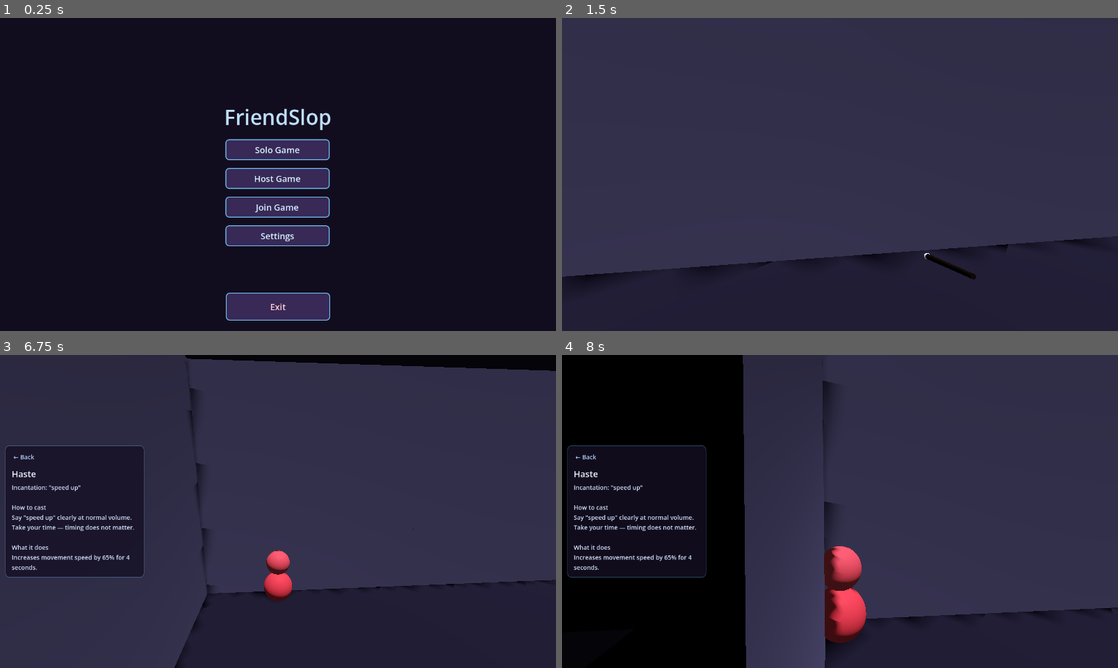
Above: before the commit, frames 1-4 (two rows, left to right).
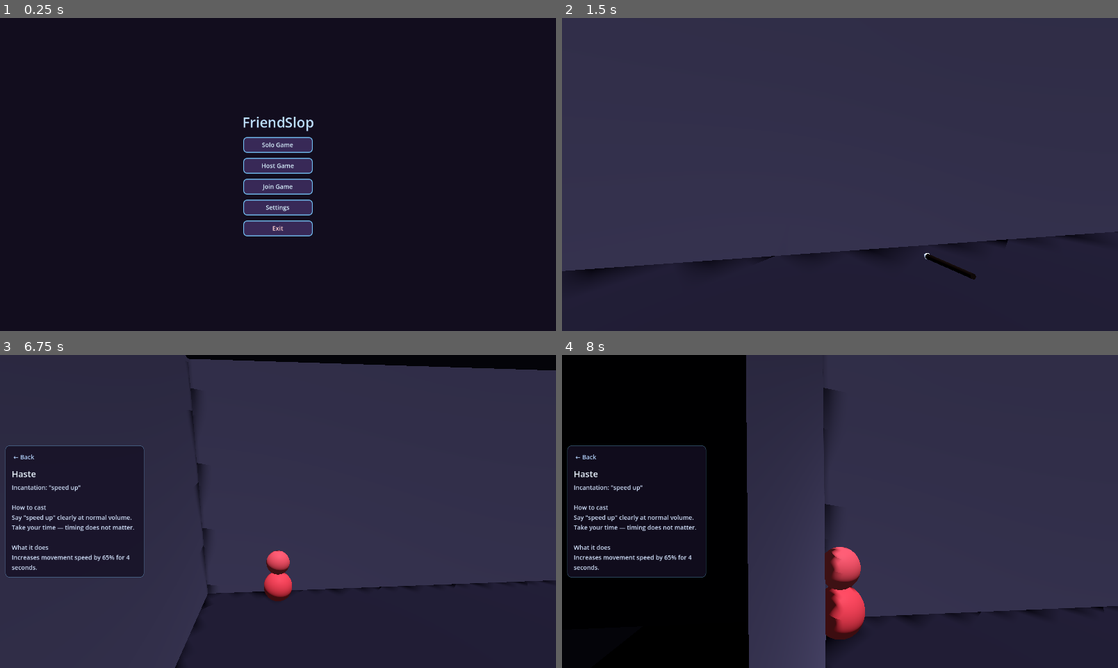
Above: after the commit, the same moments.

Repository: iamemilio/friend-slop
Game: Godot game, scene res://scenes/menu.tscn
The game is run twice, just before and just after one commit, with the same random seed, the same clock (stepped at 60 frames per second) and the same inputs.
Inputs (mouse positions are in pixels of both pictures, inside the frame that each line leads up to):
- Up to frame 1 (0.25 s): no input
- Up to frame 2 (1.5 s): click "Solo Game" at 0.5 s; tap Enter at 1.25 s; move the mouse to (867, 174) at 1.27 s; hold W (move_forward) from 1.28 s (still down); hold F (interact) from 1.28 s (still down); click (867, 174) at 1.42 s
- Up to frame 3 (6.75 s): tap Space (jump) at 1.52, 2, 2.27 s; move the mouse to (250, 511) at 2.02 s; release F (interact) at 2.03 s; tap Alt (radio_push) at 2.1 s; tap Enter at 2.75 s; move the mouse to (289, 505) at 2.77 s; hold B (spellbook) 2.78-3.5 s; release W (move_forward) at 3.5 s; click "Fireball — 'fireball'" at 3.5 s; click "← Back" at 4.25 s; click "Haste — 'speed up'" at 5 s; drag from (250, 574) to (111, 464) at 5.77 s; move the mouse to (444, 558) at 6.52 s; hold A (move_left) from 6.53 s (still down); hold C (toggle_camera) from 6.53 s (still down)
- Up to frame 4 (8 s): release A (move_left) at 7.25 s; release C (toggle_camera) at 7.25 s; drag from (673, 464) to (756, 433) at 7.27 s

The runs differ from the first frame. In frame 1, 6.7% of the frame differs, in the area x 40-60%, y 28-97%; in frame 2, 1.6%; in frame 3, 0.1%; in frame 4, 1.2%.

Commit message:
Scaling text and buttons based on size, added exit button to menu

Diff:
--- a/scenes/menu.tscn
+++ b/scenes/menu.tscn
@@ -109,18 +109,7 @@
 theme_override_styles/pressed = SubResource("StyleBoxFlat_button_hover")
 text = "Settings"
 
-[node name="BottomBar" type="MarginContainer" parent="."]
-layout_mode = 1
-anchors_preset = 12
-anchor_top = 1.0
-anchor_right = 1.0
-anchor_bottom = 1.0
-offset_top = -88.0
-grow_horizontal = 2
-grow_vertical = 0
-theme_override_constants/margin_bottom = 24
-
-[node name="ExitButton" type="Button" parent="BottomBar"]
+[node name="ExitButton" type="Button" parent="CenterContainer/VBoxContainer"]
 custom_minimum_size = Vector2(240, 48)
 layout_mode = 2
 size_flags_horizontal = 4
--- a/scripts/menu.gd
+++ b/scripts/menu.gd
@@ -1,28 +1,69 @@
 extends Control
 
+const UiScaleScript := preload("res://scripts/ui/ui_scale.gd")
+
+const TITLE_FONT_BASE := 48
+const BUTTON_FONT_BASE := 20
+const BUTTON_WIDTH_BASE := 240.0
+const BUTTON_HEIGHT_BASE := 48.0
+const VBOX_SEPARATION_BASE := 18
+
 @onready var _center_container: CenterContainer = $CenterContainer
-@onready var _bottom_bar: MarginContainer = $BottomBar
-@onready var _exit_button: Button = $BottomBar/ExitButton
+@onready var _menu_vbox: VBoxContainer = $CenterContainer/VBoxContainer
+@onready var _title_label: Label = $CenterContainer/VBoxContainer/TitleLabel
+@onready var _start_button: Button = $CenterContainer/VBoxContainer/StartButton
+@onready var _host_button: Button = $CenterContainer/VBoxContainer/HostButton
+@onready var _join_button: Button = $CenterContainer/VBoxContainer/JoinButton
+@onready var _settings_button: Button = $CenterContainer/VBoxContainer/SettingsButton
+@onready var _exit_button: Button = $CenterContainer/VBoxContainer/ExitButton
 @onready var _settings_panel: SettingsPanel = $SettingsPanel
 @onready var _lobby_panel: LobbyPanel = $LobbyPanel
 
 
 func _ready() -> void:
 	Input.mouse_mode = Input.MOUSE_MODE_VISIBLE
-	$CenterContainer/VBoxContainer/StartButton.pressed.connect(_on_solo_pressed)
-	$CenterContainer/VBoxContainer/HostButton.pressed.connect(_on_host_pressed)
-	$CenterContainer/VBoxContainer/JoinButton.pressed.connect(_on_join_pressed)
-	$CenterContainer/VBoxContainer/SettingsButton.pressed.connect(_on_settings_pressed)
+	_start_button.pressed.connect(_on_solo_pressed)
+	_host_button.pressed.connect(_on_host_pressed)
+	_join_button.pressed.connect(_on_join_pressed)
+	_settings_button.pressed.connect(_on_settings_pressed)
 	_exit_button.pressed.connect(_on_exit_pressed)
 	_settings_panel.closed.connect(_on_settings_closed)
 	_lobby_panel.closed.connect(_on_lobby_closed)
+	get_viewport().size_changed.connect(_apply_menu_layout)
+	_apply_menu_layout()
+
+
+func _apply_menu_layout() -> void:
+	var viewport_size := get_viewport().get_visible_rect().size
+	var button_width := UiScaleScript.scaled(BUTTON_WIDTH_BASE, viewport_size, 160.0)
+	var button_height := UiScaleScript.scaled(BUTTON_HEIGHT_BASE, viewport_size, 36.0)
+	var button_font := UiScaleScript.scaled(float(BUTTON_FONT_BASE), viewport_size, 14.0)
+	var title_font := UiScaleScript.scaled(float(TITLE_FONT_BASE), viewport_size, 28.0)
+	var separation := UiScaleScript.scaled(float(VBOX_SEPARATION_BASE), viewport_size, 10.0)
+
+	_menu_vbox.add_theme_constant_override("separation", separation)
+	_title_label.add_theme_font_size_override("font_size", title_font)
+
+	for button in _menu_buttons():
+		button.add_theme_font_size_override("font_size", button_font)
+		button.custom_minimum_size = Vector2(button_width, button_height)
+
+
+func _menu_buttons() -> Array[Button]:
+	return [
+		_start_button,
+		_host_button,
+		_join_button,
+		_settings_button,
+		_exit_button,
+	]
 
 
 func _on_solo_pressed() -> void:
 	if SpeechSttLoader.is_loading():
-		$CenterContainer/VBoxContainer/StartButton.disabled = true
+		_start_button.disabled = true
 		await SpeechSttLoader.loading_finished
-		$CenterContainer/VBoxContainer/StartButton.disabled = false
+		_start_button.disabled = false
 	GameState.reset_for_new_game()
 	SettingsManager.apply_solo_dev_loadout_to_game_state()
 	get_tree().change_scene_to_file("res://scenes/main.tscn")
@@ -57,9 +98,8 @@
 
 func _hide_menu() -> void:
 	_center_container.visible = false
-	_bottom_bar.visible = false
 
 
 func _show_menu() -> void:
 	_center_container.visible = true
-	_bottom_bar.visible = true
+	_apply_menu_layout()
--- /dev/null
+++ b/scripts/ui/ui_scale.gd
@@ -0,0 +1,22 @@
+class_name UiScale
+extends RefCounted
+
+## Scales menu/HUD layout from a 1920x1080 design reference.
+
+const DESIGN_REFERENCE := Vector2(1920.0, 1080.0)
+const MIN_SCALE := 0.55
+const MAX_SCALE := 2.5
+
+
+static func scale_factor(viewport_size: Vector2) -> float:
+	if viewport_size.x <= 0.0 or viewport_size.y <= 0.0:
+		return 1.0
+	var factor := minf(
+		viewport_size.x / DESIGN_REFERENCE.x,
+		viewport_size.y / DESIGN_REFERENCE.y
+	)
+	return clampf(factor, MIN_SCALE, MAX_SCALE)
+
+
+static func scaled(value: float, viewport_size: Vector2, minimum: float = 1.0) -> int:
+	return maxi(int(round(value * scale_factor(viewport_size))), int(round(minimum)))
--- a/tests/run_tests.gd
+++ b/tests/run_tests.gd
@@ -31,6 +31,7 @@
 	"res://tests/unit/test_delivery_objective_sync.gd",
 	"res://tests/unit/test_input_prompt.gd",
 	"res://tests/unit/test_display_resolution_presets.gd",
+	"res://tests/unit/test_ui_scale.gd",
 	"res://tests/unit/test_moon.gd",
 	"res://tests/unit/test_cloud_system.gd",
 	"res://tests/unit/test_trail_registry.gd",
--- /dev/null
+++ b/tests/unit/test_ui_scale.gd
@@ -0,0 +1,17 @@
+class_name TestUiScale
+extends RefCounted
+
+const UiScaleScript := preload("res://scripts/ui/ui_scale.gd")
+
+
+func run() -> int:
+	if UiScaleScript.scale_factor(Vector2(1920, 1080)) != 1.0:
+		push_error("Expected 1080p viewport to use scale factor 1.0")
+		return 1
+	if UiScaleScript.scale_factor(Vector2(3840, 2160)) != 2.0:
+		push_error("Expected 4K viewport to use scale factor 2.0")
+		return 1
+	if UiScaleScript.scaled(20.0, Vector2(3840, 2160), 14.0) != 40:
+		push_error("Expected scaled button font to double at 4K")
+		return 1
+	return 0
Not shown, added: scripts/ui/ui_scale.gd.uid
Not shown, added: tests/unit/test_ui_scale.gd.uid
